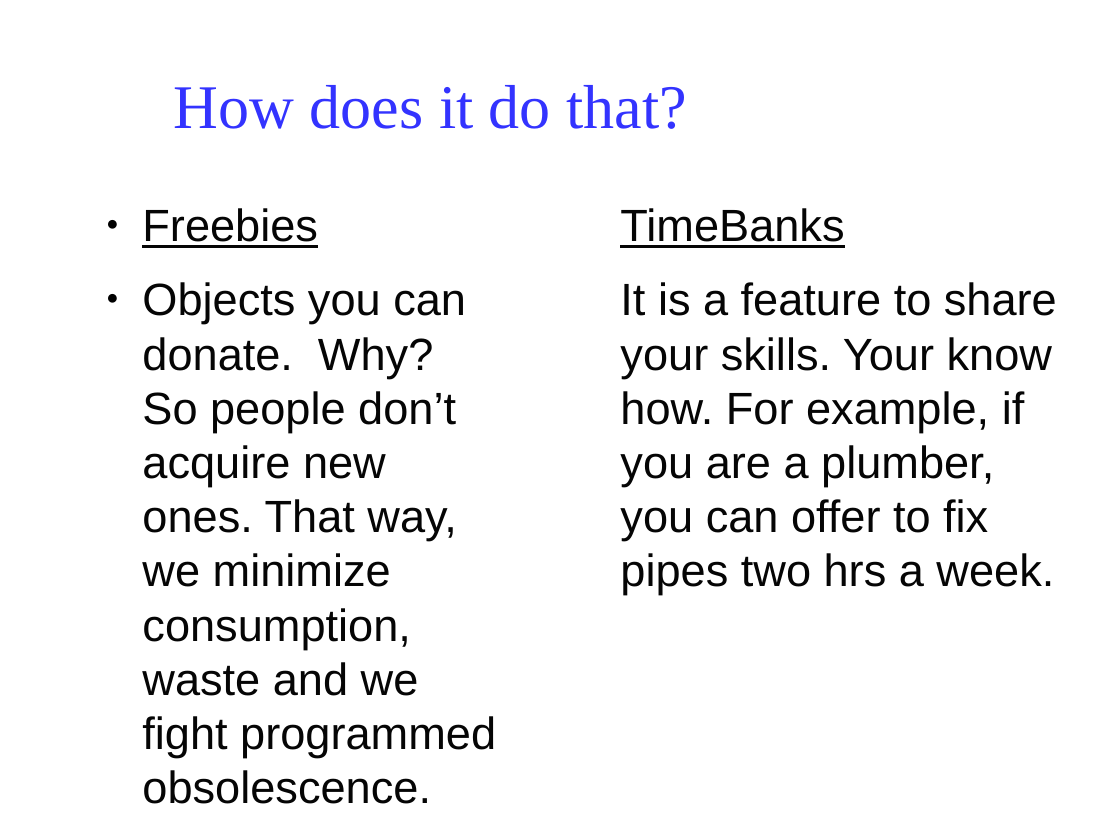
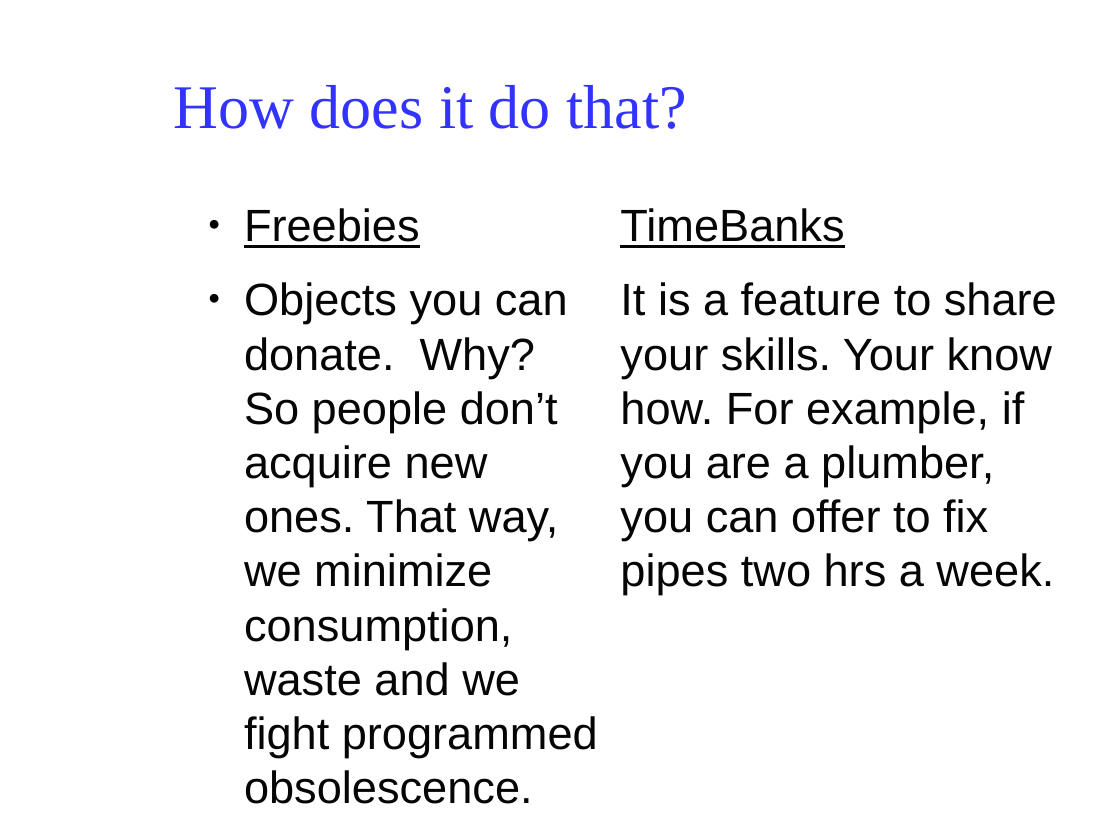
Before and after one commit to Klarala13/collectivity, a slide deck: slide 3 of Presentation/collectivity.odp. Drawn at 1120x840 pixels with LibreOffice and Linux fonts; fonts in the diff are those of the drawing; background and template pictures are left out. Boxes give left, top, right and bottom in pixels: in the first picture for what was removed or moved away, otherwise in the second. Text is boxed around its words. In the diff, an @@ line names an element or a change of style, - is before the commit and + after.

```diff
--- a/Presentation/collectivity.odp
+++ b/Presentation/collectivity.odp
@@ text "Freebies": place and size @@
-text "Freebies" at [142, 208, 496, 804]
+text "Freebies" at [244, 208, 598, 804]
```
Also in this commit, not shown: 4 other slides changed, 1 slide added, 2 slides removed, 9 other files.
